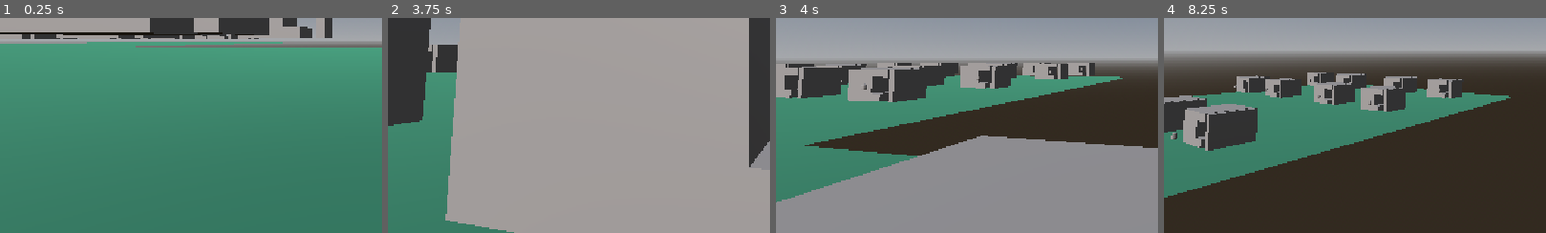
Above: before the commit, frames 1-4 (left to right).
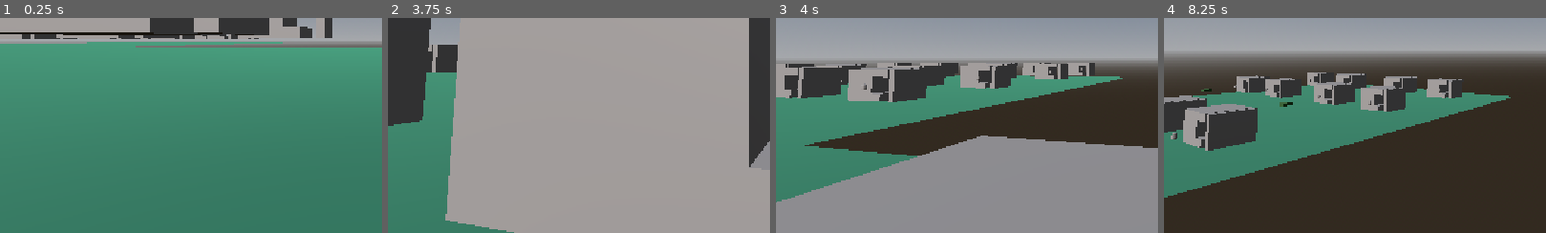
Above: after the commit, the same moments.

Repository: StevenChurchill671/GodotMedieval
Game: Godot game, scene res://root.tscn
The game is run twice, just before and just after one commit, with the same random seed, the same clock (stepped at 60 frames per second) and the same inputs.
Inputs (mouse positions are % of the whole screen's width and height, from its top left):
- Up to frame 1 (0.25 s): no input
- Up to frame 2 (3.75 s): tap Enter at 0.5 s; move the mouse to (49, 52) at 0.52 s; hold C (crouch) 0.53-1.28 s; hold W (up) 0.53-2.78 s; tap Space (jump) at 0.77, 1.52, 3.02 s; move the mouse to (57, 51) at 1.27 s; tap C (crouch) at 1.35, 2.85 s; move the mouse to (42, 49) at 2.02 s; hold C (crouch) 2.03-2.78 s; move the mouse to (51, 50) at 2.77 s; hold A (left) 2.78-3.53 s; move the mouse to (46, 48) at 3.52 s; hold W (up) from 3.53 s (still down); hold C (crouch) from 3.53 s (still down)
- Up to frame 3 (4 s): keep holding W (up); keep holding C (crouch); tap Space (jump) at 3.77 s
- Up to frame 4 (8.25 s): move the mouse to (55, 50) at 4.27 s; release C (crouch) at 4.28 s; tap C (crouch) at 4.35, 5.85, 7.35 s; tap Space (jump) at 4.52, 6.02, 6.77, 7.52, 8 s; move the mouse to (45, 50) at 5.02 s; hold C (crouch) 5.03-5.78 s; move the mouse to (52, 48) at 5.77 s; release W (up) at 5.78 s; hold D (right) 5.78-6.53 s; move the mouse to (49, 52) at 6.52 s; hold C (crouch) 6.53-7.28 s; hold W (up) from 6.53 s (still down); move the mouse to (57, 51) at 7.27 s; move the mouse to (42, 49) at 8.02 s; hold C (crouch) from 8.03 s (still down)
The pictures show only the part of the screen within x 0-50%, y 45-95%; the shares and areas given below are measured in that part.

Frames 1-3 are identical in both runs. In frame 4, 0.1% of the frame differs, in the area x 9-34%, y 32-42%.

Commit message:
Add files via upload
commit before removing experimental config

Diff:
--- a/politicalweight/Areas/initousingloc.tscn
+++ b/politicalweight/Areas/initousingloc.tscn
@@ -1,6 +1,7 @@
 [gd_scene format=3 uid="uid://cbhe00ynebmpu"]
 
 [ext_resource type="Script" uid="uid://bbh02n6h42v83" path="res://Areas/initousingloc.gd" id="1_f13te"]
+[ext_resource type="PackedScene" uid="uid://3iuv6knkvth1" path="res://field_area.tscn" id="2_5jdsf"]
 [ext_resource type="PackedScene" uid="uid://qsbjhce4yrpa" path="res://Areas/inithousearea.tscn" id="2_gcdfv"]
 [ext_resource type="PackedScene" uid="uid://ljwt1q8tqluy" path="res://medium_area.tscn" id="3_gcdfv"]
 
@@ -25,6 +26,9 @@
 transform = Transform3D(10, 0, 0, 0, 1, 0, 0, 0, 10, 0, 0, 0)
 mesh = SubResource("PlaneMesh_yf5fn")
 surface_material_override/0 = SubResource("StandardMaterial3D_yf5fn")
+
+[node name="fieldArea" parent="." unique_id=1855100109 instance=ExtResource("2_5jdsf")]
+transform = Transform3D(0.5, 0, 0, 0, 0.5, 0, 0, 0, 0.5, -7.015498, 1.2354126, -0.24317074)
 
 [node name="mediumArea" parent="." unique_id=1435264868 instance=ExtResource("3_gcdfv")]
 transform = Transform3D(2.2, 0, 0, 0, 2.2, 0, 0, 0, 2.2, -7, 0.5, -7)
@@ -56,6 +60,9 @@
 [node name="inithousearea8" parent="." unique_id=2061431522 instance=ExtResource("2_gcdfv")]
 transform = Transform3D(0.5, 0, 0, 0, 0.5, 0, 0, 0, 0.5, -4, 1.25, 4)
 
+[node name="fieldArea2" parent="." unique_id=1607297944 instance=ExtResource("2_5jdsf")]
+transform = Transform3D(0.5, 0, 0, 0, 0.5, 0, 0, 0, 0.5, 7.0532427, 1.2354126, 0.07935047)
+
 [node name="mediumArea2" parent="." unique_id=666209790 instance=ExtResource("3_gcdfv")]
 transform = Transform3D(2.2, 0, 0, 0, 2.2, 0, 0, 0, 2.2, 7, 0.5, -7)
 
--- a/politicalweight/field_area.tscn
+++ b/politicalweight/field_area.tscn
@@ -9,9 +9,10 @@
 albedo_color = Color(0.24224862, 0.47950482, 0.15645, 1)
 
 [node name="fieldArea" type="Area3D" unique_id=1855100109]
+transform = Transform3D(20, 0, 0, 0, 20, 0, 0, 0, 20, 0, 0, 0)
 script = ExtResource("1_fbbje")
 
 [node name="MeshInstance3D" type="MeshInstance3D" parent="." unique_id=493510562]
-transform = Transform3D(11, 0, 0, 0, 11, 0, 0, 0, 11, 0, 0.5786133, 0)
+transform = Transform3D(1, 0, 0, 0, 1, 0, 0, 0, 1, 0, 0.5786133, 0)
 mesh = SubResource("BoxMesh_g4v7s")
 surface_material_override/0 = SubResource("StandardMaterial3D_yf5fn")
